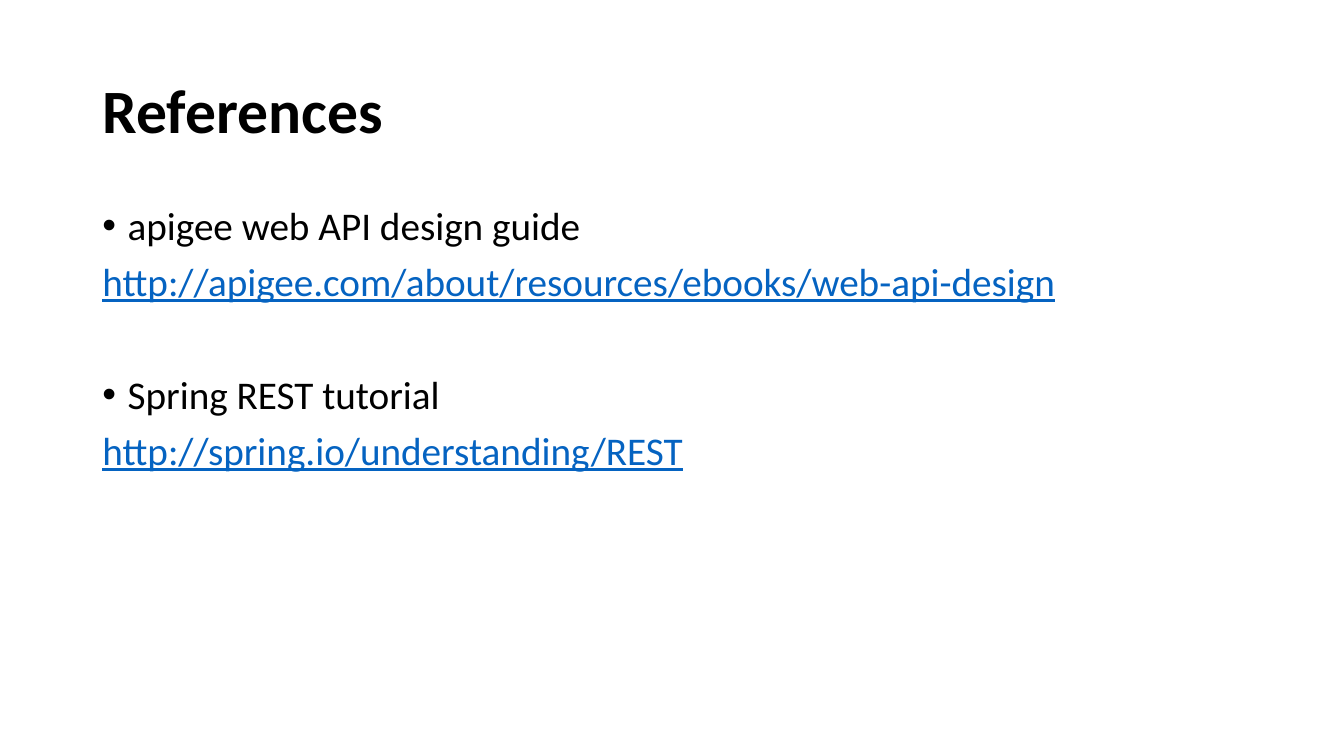
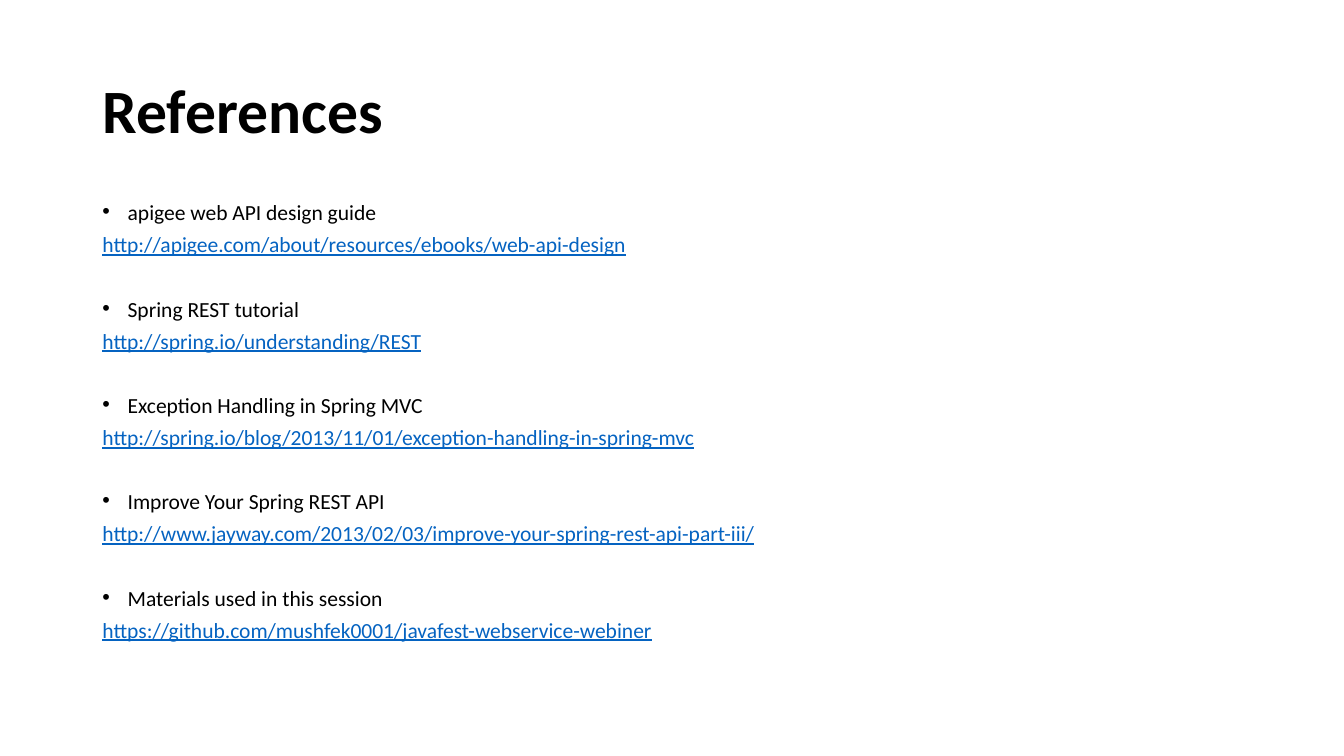
Before and after one commit to mushfek/javafest-webservice-webiner, a slide deck: slide 23 of WebservicesWebiner.pptx (slide 21 before the commit). Drawn at 1344x756 pixels with LibreOffice and Linux fonts; fonts in the diff are those of the drawing. Boxes give left, top, right and bottom in pixels: in the first picture for what was removed or moved away, otherwise in the second. Text is boxed around its words. In the diff, an @@ line names an element or a change of style, - is before the commit and + after.

Commit message:
Create README.md

```diff
--- a/WebservicesWebiner.pptx
+++ b/WebservicesWebiner.pptx
@@ text at (x1=102, y1=205, x2=625, y2=353): size 28 to 15.4 pt in "apigee web API design guide", "http://apigee.com/about/resources/ebooks/web-api-design", "Spring REST tutorial", "http://spring.io/understanding/REST"; line spacing 0.9 to 0.7 @@
@@ text at (x1=102, y1=398, x2=754, y2=642): paragraphs added @@
+• Exception Handling in Spring MVC
+http://spring.io/blog/2013/11/01/exception-handling-in-spring-mvc
+• Improve Your Spring REST API
+http://www.jayway.com/2013/02/03/improve-your-spring-rest-api-part-iii/
+• Materials used in this session
+https://github.com/mushfek0001/javafest-webservice-webiner
```
Also in this commit, not shown: 7 other slides changed, 2 slides added.
